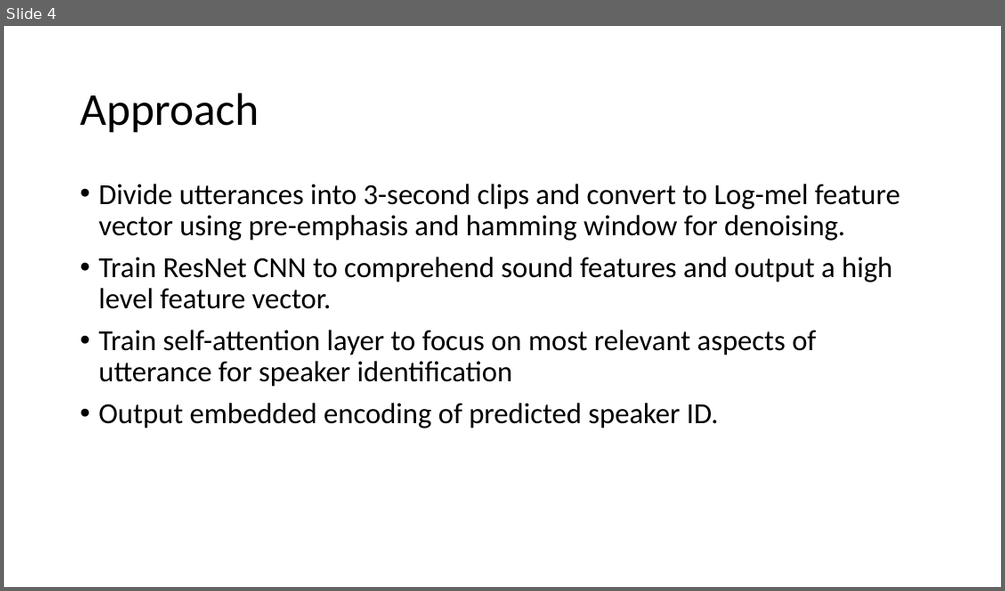
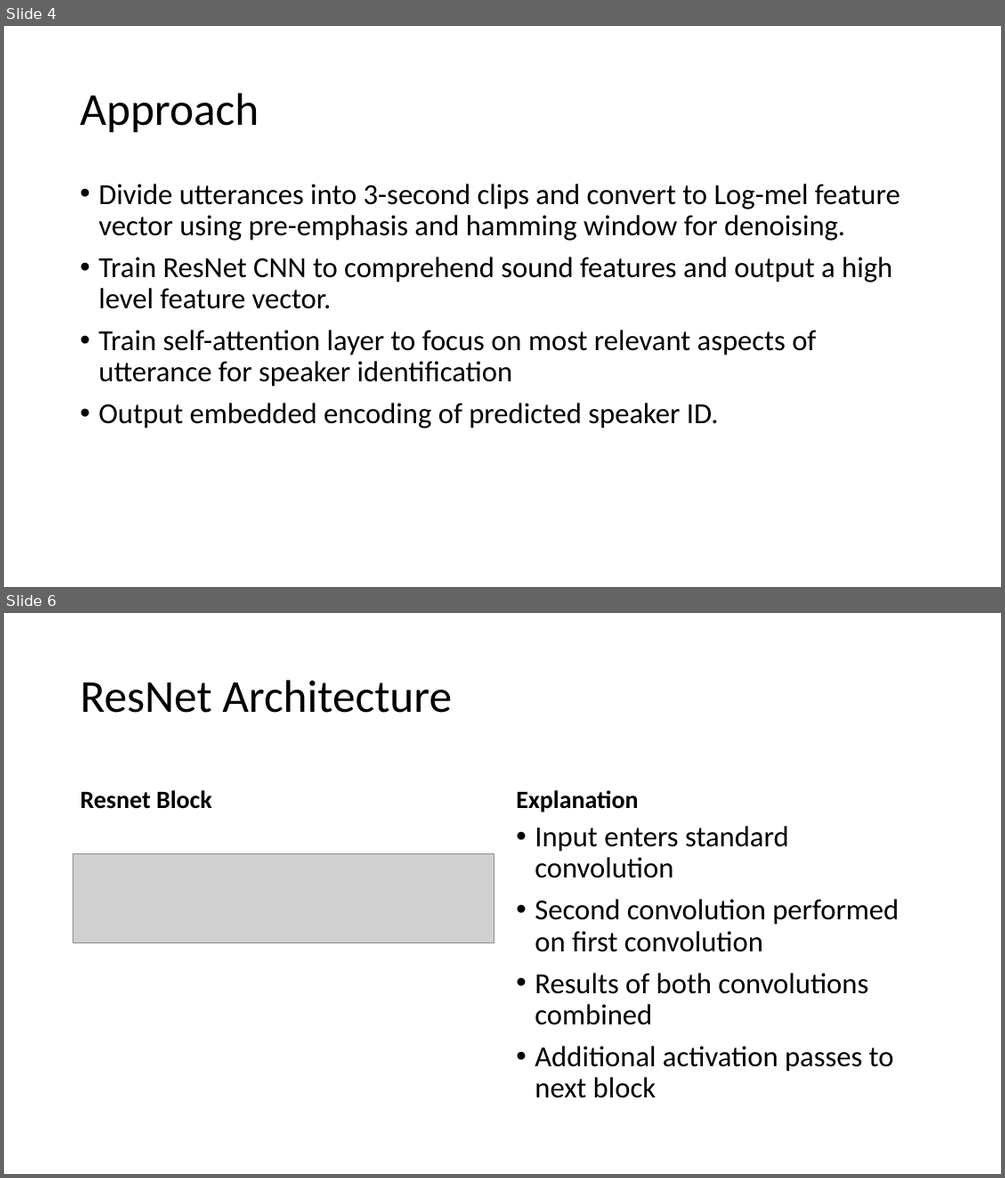
Before and after one commit to eswistak88/DeepLearningArchitectures, a slide deck: Reports/Expose.pptx. Shown one above the other, each under a label of ours: slide 4 before the commit, slides 4 and 6 after it; the slides between them are not shown. The pictures are 1005x591 and 1005x1178 pixels, drawn with LibreOffice and Linux fonts; fonts in the diff are those of the drawing; grey boxes stand for pictures. Boxes give left, top, right and bottom in pixels: in the first picture for what was removed or moved away, otherwise in the second. Text is boxed around its words. In the diff, an @@ line names an element or a change of style, - is before the commit and + after.

```diff
--- a/Reports/Expose.pptx
+++ b/Reports/Expose.pptx
@@ slide 6 added at box(4, 613, 1001, 1174), background #FFFFFF @@
@@ title added at box(81, 680, 452, 713), 44 pt, text #000000 @@
+ResNet Architecture
@@ text added at box(81, 790, 212, 809), 24 pt, text #000000, bold @@
+Resnet Block
@@ text added at box(516, 790, 638, 812), 24 pt, text #000000, bold @@
+Explanation
@@ text added at box(534, 826, 898, 1098), 28 pt, text #000000 @@
+• Input enters standard convolution
+• Second convolution performed on first convolution
+• Results of both convolutions combined
+• Additional activation passes to next block
@@ picture added at box(73, 854, 494, 943) @@
```
Also in this commit, not shown: 3 other slides added, 8 other files.
